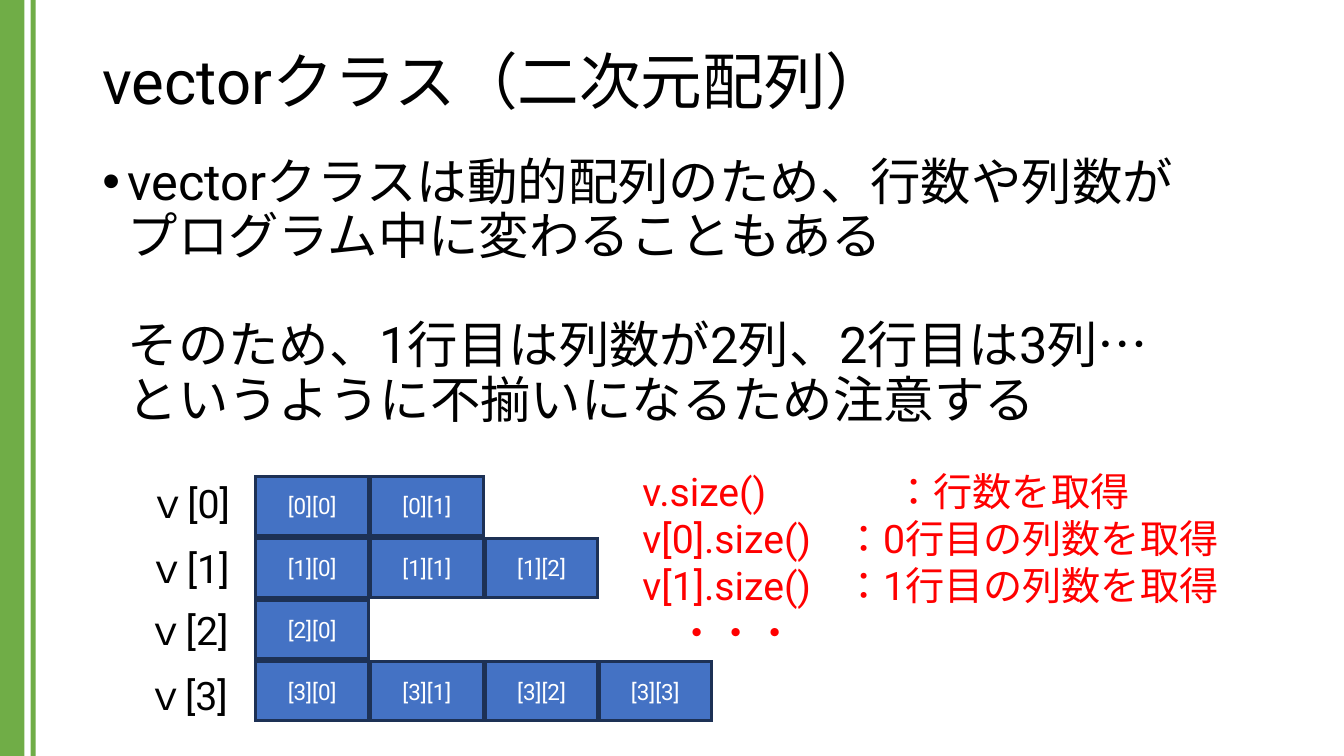
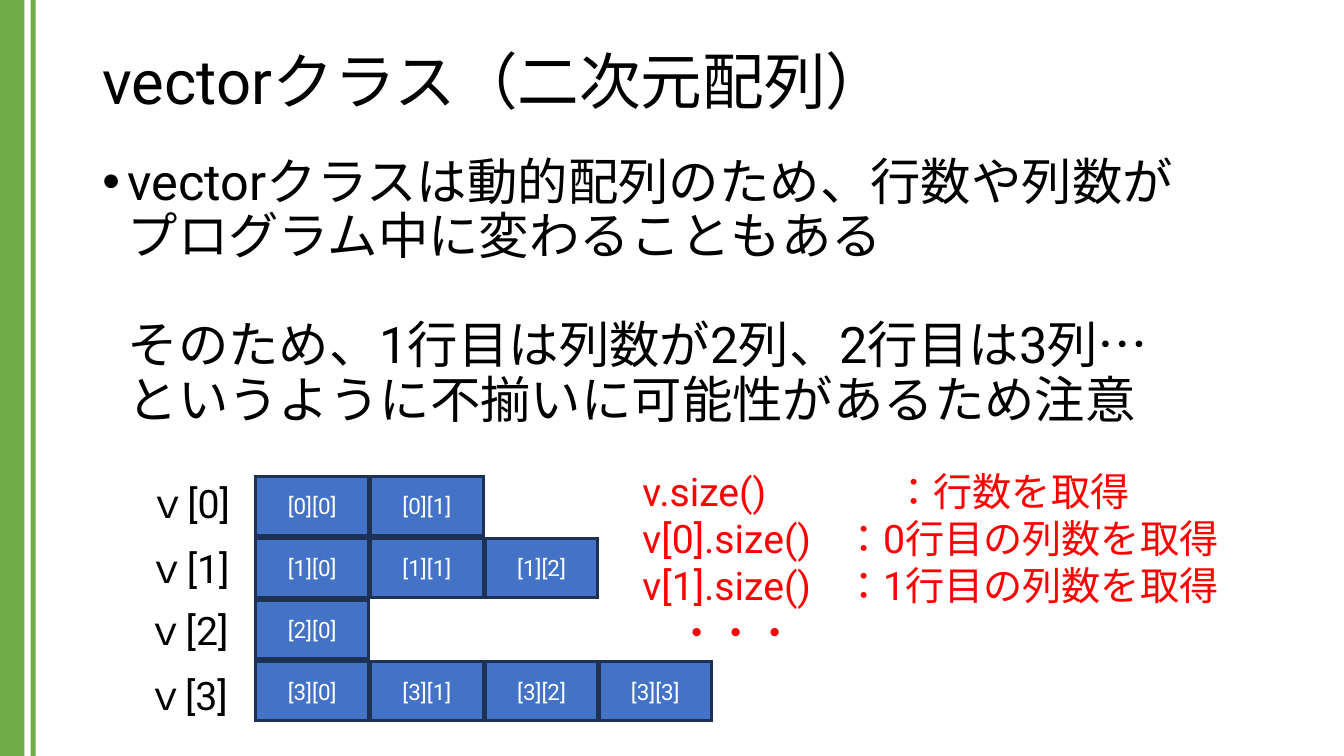
Before and after one commit to kic-murata/cpp2024, a slide deck: slide 31 of 授業資料/講義資料：Vectorクラス.pptx. Drawn at 1344x756 pixels with LibreOffice and Linux fonts; fonts in the diff are those of the drawing. Boxes give left, top, right and bottom in pixels: in the first picture for what was removed or moved away, otherwise in the second. Text is boxed around its words. In the diff, an @@ line names an element or a change of style, - is before the commit and + after.

Commit message:
講義資料

```diff
--- a/授業資料/講義資料：Vectorクラス.pptx
+++ b/授業資料/講義資料：Vectorクラス.pptx
@@ text at box(128, 157, 1173, 422): text changed @@
-• vectorクラスは動的配列のため、行数や列数が
-  プログラム中に変わることもある
-  そのため、1行目は列数が2列、2行目は3列…
-  というように不揃いになるため注意する
+• vectorクラスは動的配列のため、行数や列数が
+  プログラム中に変わることもある
+  そのため、1行目は列数が2列、2行目は3列…
+  というように不揃いに可能性があるため注意
```
